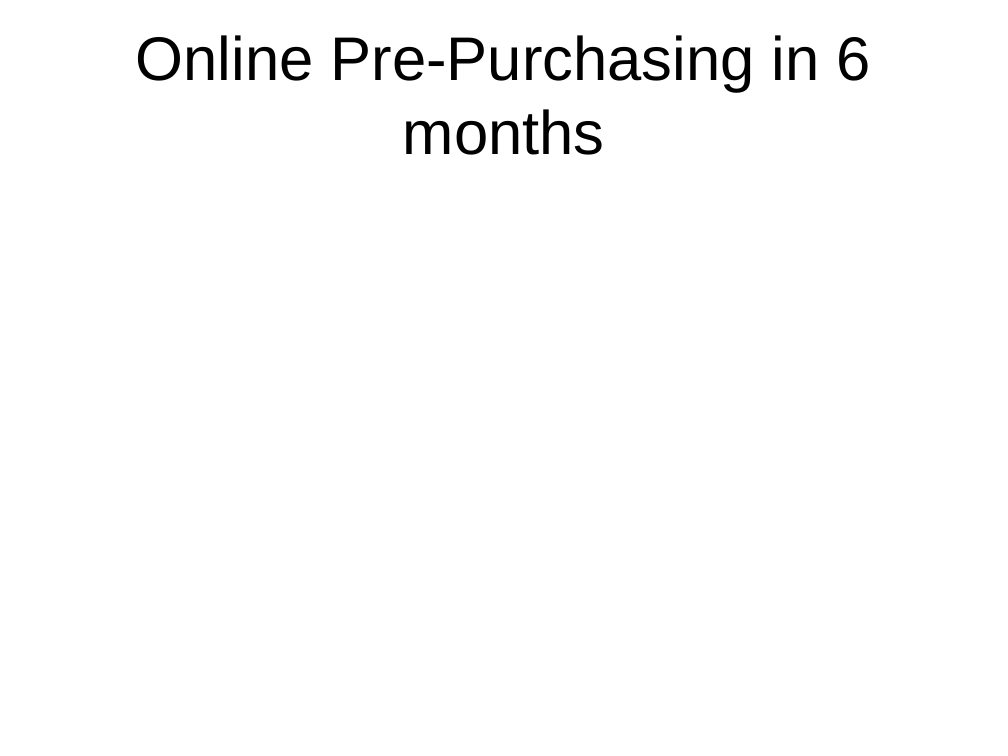
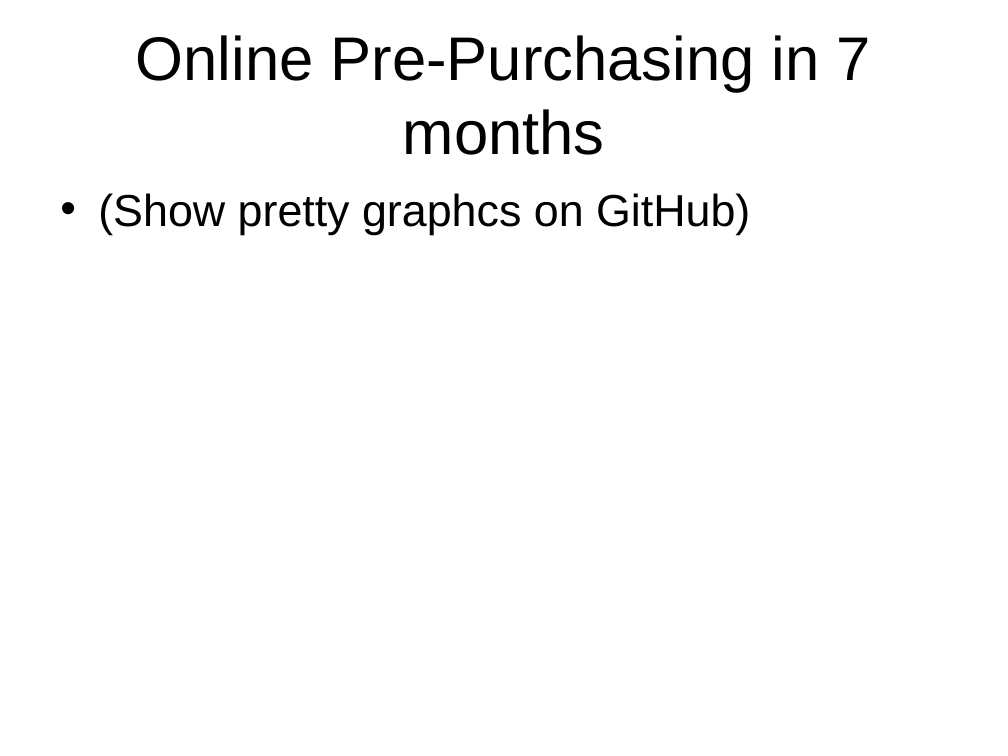
Before and after one commit to acgetchell/Presentations, a slide deck: slide 2 of TIF-Ignite.pptx. Drawn at 1008x756 pixels with LibreOffice and Linux fonts; fonts in the diff are those of the drawing; background and template pictures are left out. Boxes give left, top, right and bottom in pixels: in the first picture for what was removed or moved away, otherwise in the second. Text is boxed around its words. In the diff, an @@ line names an element or a change of style, - is before the commit and + after.

```diff
--- a/TIF-Ignite.pptx
+++ b/TIF-Ignite.pptx
@@ title at box(136, 35, 871, 155): text changed @@
-Online Pre-Purchasing in 6 months
+Online Pre-Purchasing in 7 months
@@ text added at box(98, 193, 750, 235), 32 pt, text #000000 @@
+• (Show pretty graphcs on GitHub)
```
Also in this commit, not shown: 3 other slides changed, 1 other file.
